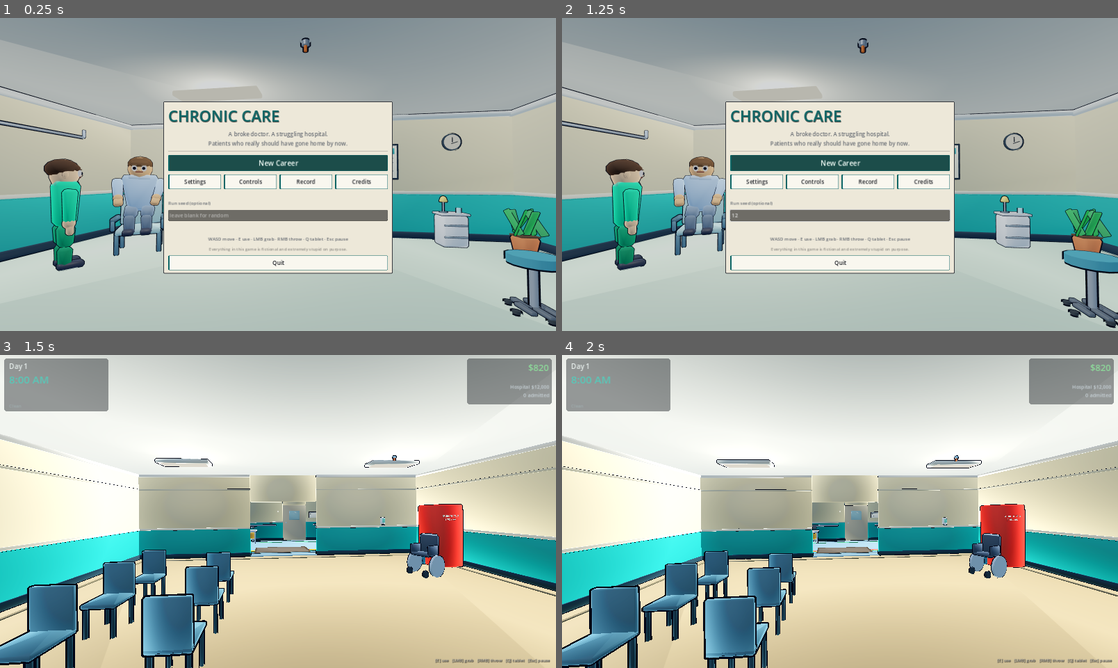
Above: before the commit, frames 1-4 (two rows, left to right).
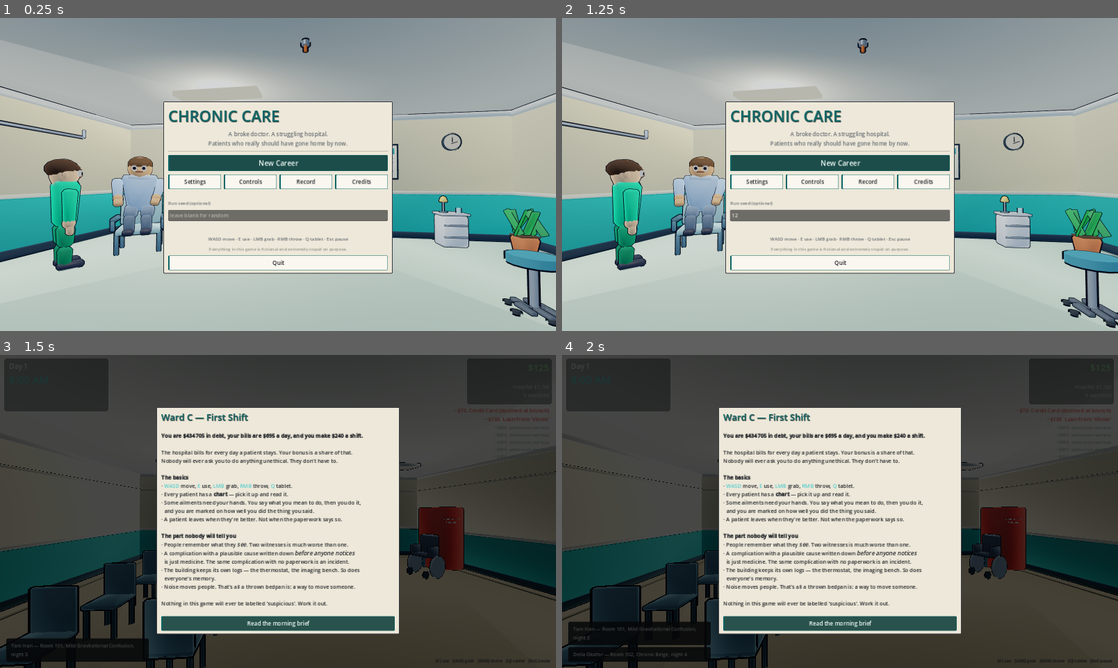
Above: after the commit, the same moments.

Repository: masonobegi/crypts-of-chaos
Game: Godot game, scene res://scenes/Boot.tscn
Two runs of this game, one before a commit and one after it. Both use one fixed random seed, a clock stepped at 60 frames per second and the inputs below.
Inputs (mouse positions are in pixels of both pictures, inside the frame that each line leads up to):
- Up to frame 1 (0.25 s): no input
- Up to frame 2 (1.25 s): click (840, 215) at 0.52 s; type "12" at 0.6 s
- Up to frame 3 (1.5 s): click "New Career" at 1.25 s
- Up to frame 4 (2 s): no input

Frames 1-2 are identical in both runs. In frame 3, 93% of the frame differs, in the area x 0-100%, y 0-100%; in frame 4, 93%.
Error before the commit: Parse Error: Function "cancel()" not found in base self. (res://scripts/systems/brawl_system.gd:53)

Commit message:
The fight knows what time it is, and dead machines stop vouching for content
Group six of the audit fixes, plus the two cross-file items it handed back.

The fight:
  * Losing destroyed its own result card before it was drawn, so the one screen
    that tells you what losing cost you never appeared.
  * `apply_brawl` ended the shift on a loss, which is a rule the result card
    describes and the system should not also enforce.
  * A fight could be started in — or run on into — CHART_REVIEW and POST_SHIFT.
  * An unconscious patient could be squared up to over and over for +3 stay
    days a time with a guaranteed non-witness, which is the best rate in the
    game and required no skill at all.
  * `_finish()` blanked whatever objective the shift or tutorial was standing
    on, so winning a fight lost you the thread of the day.

"Square up" and the fight now agree about the clock. `Brawl.can_fight()` is a
statement about the PERSON and is deliberately phase-free; `on_the_clock()` is
the other half, and both the button and `BrawlSystem.start()` read it. They were
disagreeing: the card went on offering the fight after the day was signed off,
`start()` refused, and the player got a button that did nothing and said nothing.

And the thing two separate agents found from opposite directions:
`test_no_complication_is_unreachable` marked a complication reachable by TABLE
MEMBERSHIP. So the pools of machine_humour, machine_vibe and machine_dread —
three devices taken out of every ward — were still certifying four complications
as producible, and a treatment whose tool had been deleted still counted as a
source. The pools are gone and the test now only counts a source whose producer
still exists. Checked before cutting: nothing became unreachable, because every
complication in those pools has a live source as well.

2325 assertions, 0 failures.

Co-Authored-By: Claude Opus 5 <noreply@anthropic.com>
Claude-Session: https://claude.ai/code/session_012v14cF2GepYx5imtAqBXn5

Diff:
--- a/scripts/systems/brawl.gd
+++ b/scripts/systems/brawl.gd
@@ -86,6 +86,20 @@
 		return false
 	return int(p.get_meta("out_cold_day", -1)) != GameState.day
 
+## Is there still a shift going on to have a fight during?
+##
+## `can_fight()` is a statement about the PERSON — admitted, still here, not
+## already on the floor today — and is deliberately clock-free so the data layer
+## has no opinion about phases. This is the other half, and both the button and
+## BrawlSystem.start() read it, because they were disagreeing: the card went on
+## offering "Square up" after the day was signed off (reachable from "Go and fix
+## it" on the chart review), the fight refused to start, and the player got a
+## button that did nothing with no explanation.
+static func on_the_clock() -> bool:
+	return GameState.phase != GameState.Phase.CHART_REVIEW \
+		and GameState.phase != GameState.Phase.POST_SHIFT \
+		and GameState.phase != GameState.Phase.GAME_OVER
+
 ## Do they have a grievance? Only changes what gets said.
 static func has_a_grievance(p, mind) -> bool:
 	if p == null:
--- a/scripts/systems/brawl_system.gd
+++ b/scripts/systems/brawl_system.gd
@@ -65,9 +65,7 @@
 	# player is sitting reading. "Go and fix it" on that review puts you back on
 	# the floor with the phase still on CHART_REVIEW, which is exactly where
 	# both of those happen.
-	if GameState.phase == GameState.Phase.CHART_REVIEW \
-			or GameState.phase == GameState.Phase.POST_SHIFT \
-			or GameState.phase == GameState.Phase.GAME_OVER:
+	if not Brawl.on_the_clock():
 		return false
 	_body = patient_system.get_body(p.id) if patient_system != null else null
 	_player = get_tree().get_first_node_in_group("player")
@@ -226,23 +224,72 @@
 		var where: Vector3 = _body.global_position if _body != null \
 			and is_instance_valid(_body) else Vector3.ZERO
 		res = treatment_system.apply_brawl(patient, won, where)
-	EventBus.objective_changed.emit("")
+	EventBus.objective_changed.emit(_objective_before)
 	EventBus.request_ui.emit("fight", {
 		"patient_id": patient.id if patient != null else "",
 		"result": res, "won": won,
 	})
+	if not won:
+		_end_the_day_once_the_card_is_read()
 	patient = null
 	_body = null
 
-## How hard the camera has just been hit, 0..1. The HUD reads this.
-func shake() -> float:
-	return _shake
-
-## Which side is coming, if any: -1, 0 or 1, plus how far through the wind-up.
-func telegraph() -> Array:
-	if not active or _recover > 0.0:
-		return [0, 0.0]
-	return [_side, clampf(_t / maxf(_wind, 0.01), 0.0, 1.0)]
-
-func guards() -> Array:
-	return [_their_guard, _your_guard]
+## Losing ends the day — but not until the card that says so has been read.
+##
+## `apply_brawl` used to end it itself, with `call_deferred("end_shift", true)`,
+## and a deferred call flushes at the end of the same physics step whether or
+## not the tree is paused. So: `_finish` asked for the day to end, emitted
+## `request_ui`, UIRoot built the result card — "you wake up on the floor", the
+## bill, the rest of today gone — and before that frame was ever presented the
+## flush ran `end_shift`, which fires `review_ready`, and `open("review")`
+## closes whatever is up first. The player lost the afternoon, the evening and
+## the best part of two thousand pounds and was shown their paperwork with
+## nothing anywhere saying why.
+##
+## The card's own exit is the join instead, which is how every other
+## end-of-phase screen hands back to ShiftSystem. Connected to the node rather
+## than to a signal on the bus because there is no "screen closed" signal, and
+## one-shot because the next fight will want its own.
+func _end_the_day_once_the_card_is_read() -> void:
+	var shift = get_tree().get_first_node_in_group("shift_system")
+	if shift == null or not shift.can_end_day():
+		return
+	var game = get_tree().get_first_node_in_group("game")
+	var card = game.get("ui").current if game != null and game.get("ui") != null else null
+	if card == null or not is_instance_valid(card):
+		# No card went up, so there is nothing to read and nothing to wait for.
+		shift.call_deferred("end_shift", true)
+		return
+	card.tree_exited.connect(_end_the_day_now, CONNECT_ONE_SHOT)
+
+func _end_the_day_now() -> void:
+	# `tree_exited` also fires while a scene is being torn down, and a node on
+	# its way out of the tree has nothing to look ShiftSystem up in — so this
+	# checks that it is still standing in a tree before it goes asking.
+	if not is_inside_tree():
+		return
+	var shift = get_tree().get_first_node_in_group("shift_system")
+	if shift != null:
+		shift.end_shift(true)
+
+## Put the fight down without settling it.
+##
+## The day ending mid-exchange is the case: the review has already been built
+## from the ward as it stood, so applying an outcome after it would be writing
+## into a document the player is reading. Everything `_finish` restores is
+## restored, and nothing it decides is decided.
+func cancel() -> void:
+	if not active:
+		return
+	active = false
+	set_physics_process(false)
+	if _player != null and is_instance_valid(_player):
+		_player.can_move = _was_can_move
+	if _body != null and is_instance_valid(_body):
+		if _body.has_method("swing_arm"):
+			_body.swing_arm(0, 0.0, 0.0)
+		if _body.has_method("stand_down"):
+			_body.stand_down()
+	EventBus.objective_changed.emit(_objective_before)
+	patient = null
+	_body = null
--- a/scripts/systems/treatment_system.gd
+++ b/scripts/systems/treatment_system.gd
@@ -72,6 +72,15 @@
 	EventBus.treatment_applied.emit(p, billed_as, quality)
 	if item != null and item.has_method("get_item_id"):
 		AudioMgr.play_at_var("beep", from_pos, -12.0)
+	# What came out of them has to go SOMEWHERE, and the canister is the
+	# somewhere. The refill used to hang off the Dread Extractor's run cycle,
+	# which stopped existing when the treatment machines left the building —
+	# leaving the canister spawned full, emptiable exactly once, and never
+	# fillable again for the rest of a career. Extraction is a pair of hands and
+	# a heavy blanket now, so the loop the substance's own blurb describes
+	# ("Was in a patient. Is now in a canister") hangs off that instead.
+	if correct and treatment_id == "dread_extraction":
+		_fill_nearest_canister(from_pos if from_pos != Vector3.ZERO else global_position())
 	return {"effect": effect, "correct": correct, "substituted": substituted, "complication": comp_id}
 
 ## What the wrong treatment produces. Thematically tied to the treatment rather
@@ -541,9 +550,14 @@
 		var night = get_tree().get_first_node_in_group("night_system")
 		if night != null:
 			night.used_tonight = true
-		var shift = get_tree().get_first_node_in_group("shift_system")
-		if shift != null and shift.can_end_day():
-			shift.call_deferred("end_shift", true)
+		# The shift itself is ended by BrawlSystem, once the card explaining
+		# that it has been ended has actually been dismissed. Doing it here
+		# meant deferring `end_shift` from inside the same physics step that
+		# built the result card, and the message queue flushes at the end of
+		# that step regardless of `get_tree().paused` — so the chart review
+		# opened over the card, freeing it, and the day simply stopped with no
+		# stated reason. The evening is killed here because nothing shows it a
+		# screen; the day is not, because something does.
 
 	if body != null:
 		body.startle(1.0)
@@ -651,8 +665,6 @@
 		tags.append("wrong_treatment")
 	if m.machine_id == "machine_imaging":
 		_record_imaging(p, int(res["deviation"]))
-	elif m.machine_id == "machine_dread":
-		_fill_nearest_canister(m)
 
 	# What the room hears, and what you are told happened. Both used to live in a
 	# modal that paused the world; a treatment now announces itself where you
@@ -676,13 +688,21 @@
 
 ## Extraction has to put what it extracted SOMEWHERE. The canister is a physical
 ## object with a lid, and nothing in the building stops you carrying it off.
-func _fill_nearest_canister(m: TreatmentMachine) -> void:
+##
+## An EMPTY one, and close enough to the extraction to have been in the room for
+## it — so the canister has to have been carried to the patient, which is the
+## whole joke.
+## Filling the nearest one regardless of what was already in it would announce
+## "the canister is full again" over a canister that never stopped being full.
+func _fill_nearest_canister(where: Vector3) -> void:
 	var best: Node3D = null
 	var best_d := 6.0
 	for prop in get_tree().get_nodes_in_group("prop"):
 		if not prop.has_method("get_item_id") or String(prop.call("get_item_id")) != "dread_canister":
 			continue
-		var d: float = prop.global_position.distance_to(m.global_position)
+		if String(prop.get("contents")) != "":
+			continue
+		var d: float = prop.global_position.distance_to(where)
 		if d < best_d:
 			best_d = d
 			best = prop
--- a/scripts/ui/screen_patient.gd
+++ b/scripts/ui/screen_patient.gd
@@ -82,7 +82,7 @@
 	# Last, and in the colour of a thing you should think about. It is here at
 	# all because it is funny, and it is at the bottom because the game is not
 	# trying to talk you into it.
-	if Brawl.can_fight(_patient):
+	if Brawl.can_fight(_patient) and Brawl.on_the_clock():
 		v.add_child(_choice("Square up", _fight_line(), UIKit.BAD, _square_up))
 	card_footer(UIKit.button("Leave them be", close))
 
--- a/scripts/world/machine.gd
+++ b/scripts/world/machine.gd
@@ -428,15 +428,17 @@
 ## What each machine goes wrong AS. Data rather than a match statement so a test
 ## can read it: a complication no source can produce is dead content, and it
 ## would never show up as anything except a thing that never happened.
+## Keyed by INSTALLED id, plus one fallback for a device with an id nothing
+## recognises. The pools for machine_humour, machine_vibe and machine_dread were
+## left here after those three machines were taken out of the wards, and they
+## were not harmless: `test_no_complication_is_unreachable` marks a complication
+## reachable by TABLE MEMBERSHIP, so four complications were being certified as
+## producible by devices that no longer existed anywhere in the building. The
+## test now only counts pools whose machine is in INSTALLED, which is what makes
+## keeping this table honest matter.
 const COMPLICATION_POOLS := {
 	"": ["ambient_dread", "rebound_hiccups", "ferrous_aura",
 		"post_percussive_ringing", "reactive_shivers", "gravitational_relapse"],
-	"machine_humour": ["rebound_hiccups", "ambient_dread", "chart_fatigue",
-		"escalating_politeness"],
-	"machine_vibe": ["gravitational_relapse", "reactive_shivers", "secondary_beige",
-		"residual_hum"],
-	"machine_dread": ["ambient_dread", "nocturnal_confusion", "ferrous_aura",
-		"delayed_reaction"],
 	"machine_imaging": ["residual_hum", "sympathetic_draft", "spectral_itch"],
 }
 
--- a/tests/test_core.gd
+++ b/tests/test_core.gd
@@ -478,11 +478,27 @@
 ## Every source that can create one is data rather than a match statement
 ## specifically so this test can add them up.
 func test_no_complication_is_unreachable() -> void:
+	# A SOURCE ONLY COUNTS IF THE THING THAT PRODUCES IT STILL EXISTS.
+	#
+	# This walked table membership alone, so a complication was certified
+	# "reachable" by a machine that had been taken out of every ward and by
+	# treatments whose tool had been deleted — which is the precise opposite of
+	# what the test is for. Four complications were being kept alive on paper by
+	# the pools of three machines that are not in the building.
 	var reachable := {}
 	for k in TreatmentMachine.COMPLICATION_POOLS:
+		# "" is the fallback pool for a device with an unrecognised id, so it is
+		# only a real source if some installed device could fall through to it.
+		if String(k) != "" and not TreatmentMachine.INSTALLED.has(String(k)):
+			continue
 		for id in TreatmentMachine.COMPLICATION_POOLS[k]:
 			reachable[String(id)] = true
 	for k in TreatmentSystem.WRONG_TREATMENT_COMPLICATIONS:
+		var wt := String(DB.treatment(String(k)).get("tool", ""))
+		var performable: bool = wt == "" or Items.SPECS.has(wt) \
+			or (wt.begins_with("machine_") and TreatmentMachine.INSTALLED.has(wt))
+		if not performable:
+			continue
 		reachable[String(TreatmentSystem.WRONG_TREATMENT_COMPLICATIONS[k])] = true
 	for k in PatientSystem.ENVIRONMENTAL_COMPLICATIONS:
 		reachable[String(PatientSystem.ENVIRONMENTAL_COMPLICATIONS[k])] = true
